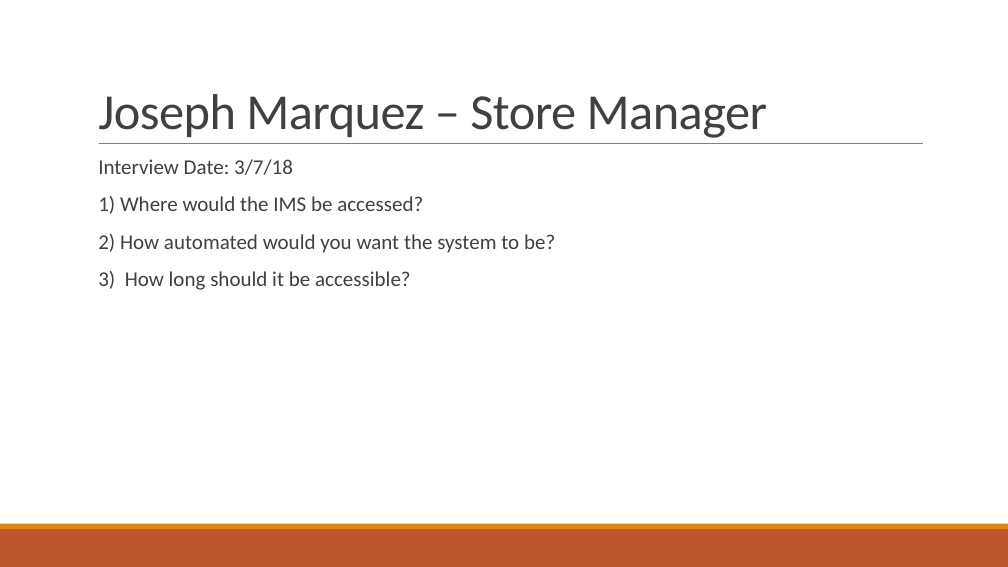
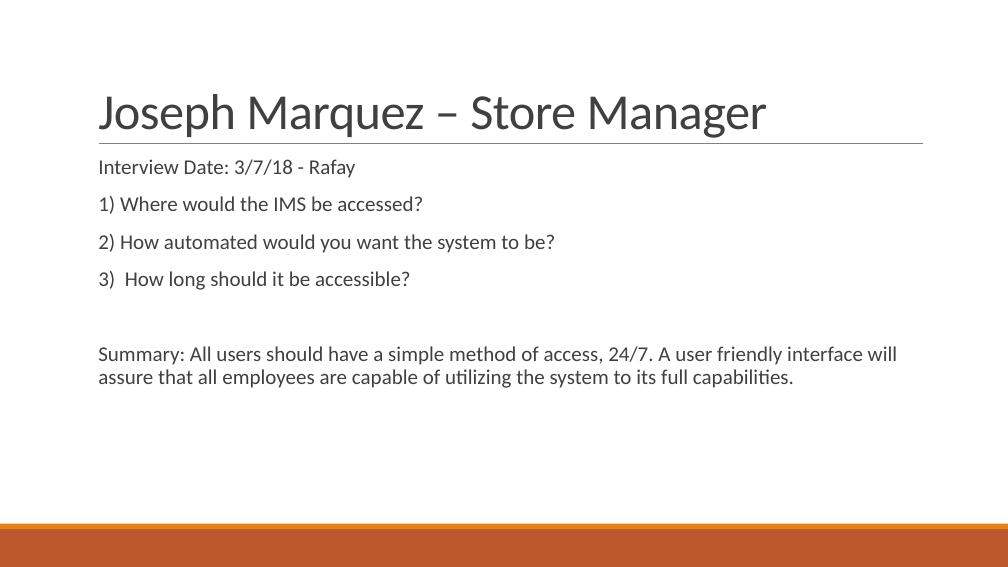
Before and after one commit to JusChan1/IS-436-Retail-Inventory-Group, a slide deck: slide 8 of Deliverable 2.pptx. Drawn at 1008x567 pixels with LibreOffice and Linux fonts; fonts in the diff are those of the drawing. Boxes give left, top, right and bottom in pixels: in the first picture for what was removed or moved away, otherwise in the second. Text is boxed around its words. In the diff, an @@ line names an element or a change of style, - is before the commit and + after.

```diff
--- a/Deliverable 2.pptx
+++ b/Deliverable 2.pptx
@@ text at (x1=98, y1=159, x2=356, y2=178): text changed @@
-  Interview Date: 3/7/18
+  Interview Date: 3/7/18 - Rafay
@@ text at (x1=98, y1=346, x2=897, y2=388): paragraph added @@
+  Summary: All users should have a simple method of access, 24/7. A user friendly interface will assure that all employees are capable of utilizing the system to its full capabilities.
```
Also in this commit, not shown: 2 other slides changed.
